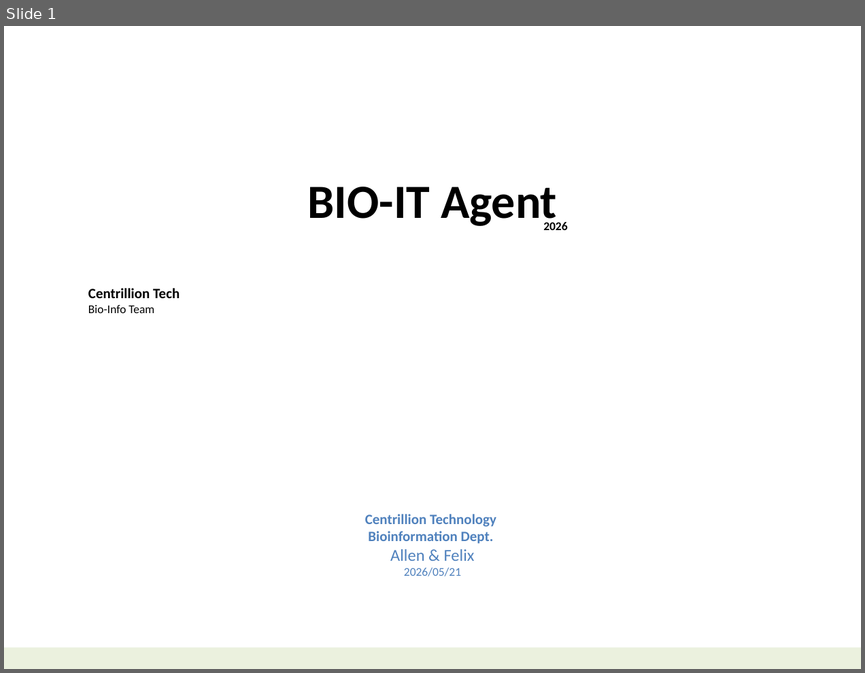
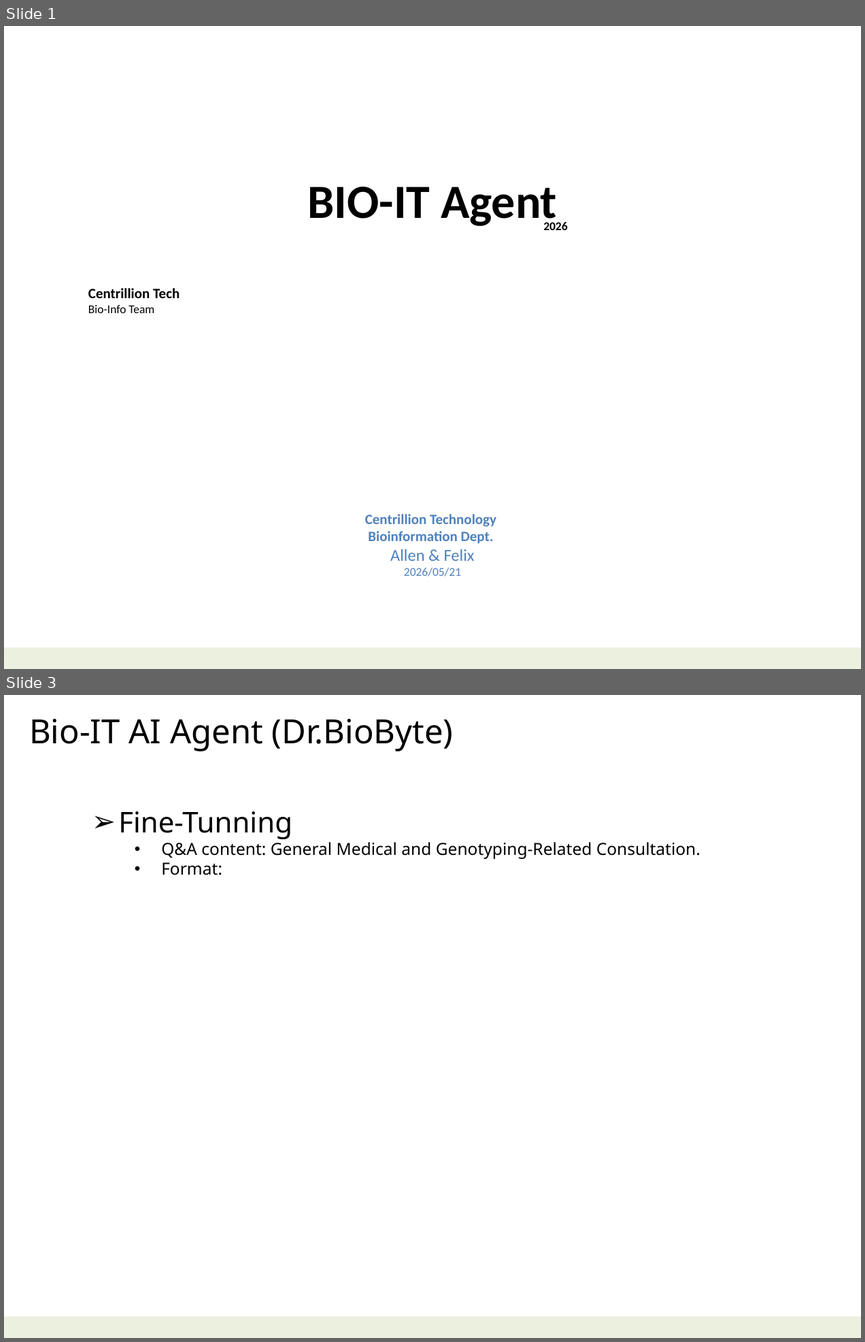
Before and after one commit to navibator/crazy-ai, a slide deck: bio-it-agent.pptx. Shown one above the other, each under a label of ours: slide 1 before the commit, slides 1 and 3 after it; the slides between them are not shown. The pictures are 865x673 and 865x1342 pixels, drawn with LibreOffice and Linux fonts; fonts in the diff are those of the drawing. Boxes give left, top, right and bottom in pixels: in the first picture for what was removed or moved away, otherwise in the second. Text is boxed around its words. In the diff, an @@ line names an element or a change of style, - is before the commit and + after.

```diff
--- a/bio-it-agent.pptx
+++ b/bio-it-agent.pptx
@@ slide 3 added at (4, 695, 861, 1338), background #FFFFFF; not listed: 1 template element that a slide beside it also shows @@
@@ text added at (29, 719, 453, 751), 28 pt, text #000000 @@
+Bio-IT AI Agent (Dr.BioByte)
@@ text added at (118, 811, 700, 875), 14 pt, text #000000 @@
+➢ Fine-Tunning
+  • Q&A content: General Medical and Genotyping-Related Consultation.
+  • Format:
```
Also in this commit, not shown: 2 slides changed, 1 slide removed.
